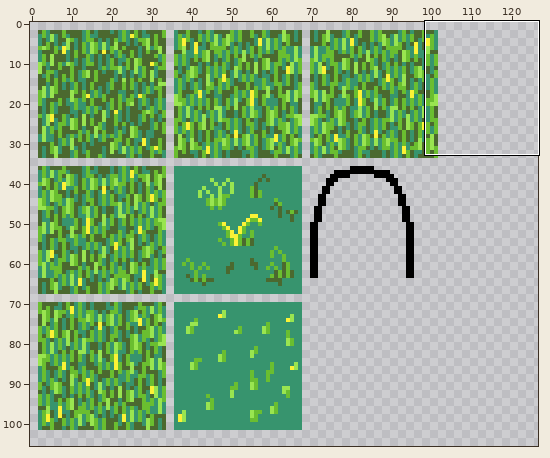
File history of a sprite sheet, lib/assets/img/assets.png. The picture above shows the old version from afar; the outline marks the close-up.
Close-up. Before:
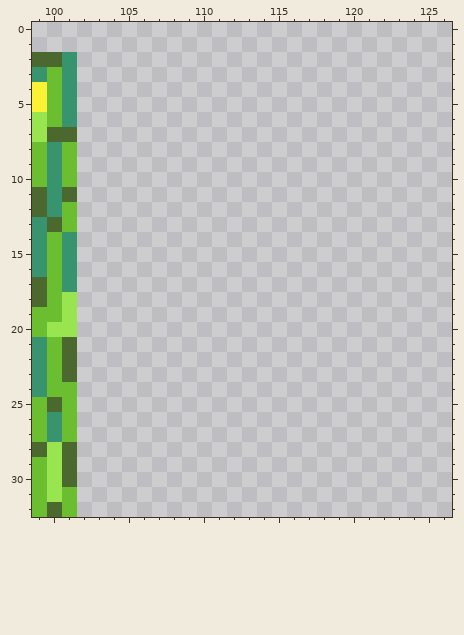
The file is 128x128 pixels. Shown: x 99..126, y 0..32. The wide view leaves out empty margins.
The result:
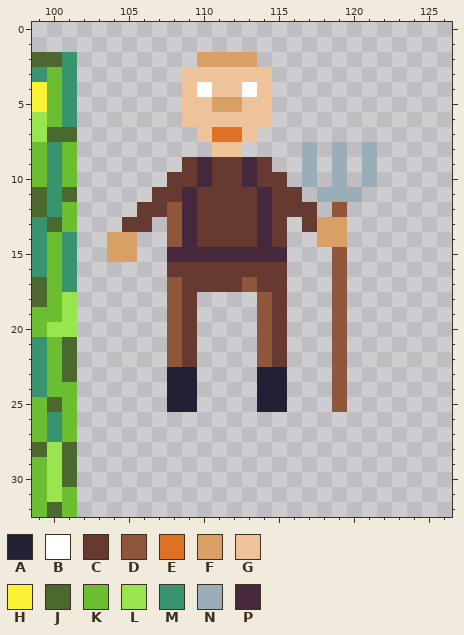
Palette (. is transparent): A #222034  B #ffffff  C #663931  D #8f563b  E #df7126  F #d9a066  G #eec39a  H #fbf236  J #4b692f  K #6abe30  L #99e550  M #37946e  N #9badb7  P #45283c
The exact change:
y 2: x 110..113 .... -> FFFF
y 3: x 109..114 ...... -> GGGGGG
y 4: x 109..114 ...... -> GBGGBG
y 5: x 109..114 ...... -> GGFFGG
y 6: x 109..114 ...... -> GGGGGG
y 7: x 110..113 .... -> GEEG
y 8: x 111..112 .. -> GG; x 117 . -> N; x 119 . -> N; x 121 . -> N
y 9: x 109..114 ...... -> CPCCPC; x 117 . -> N; x 119 . -> N; x 121 . -> N
y 10: x 108..115 ........ -> CCPCCPCC; x 117 . -> N; x 119 . -> N; x 121 . -> N
y 11: x 107..116 .......... -> CCPCCCCPCC; x 118..120 ... -> NNN
y 12: x 106..117 ............ -> CCDPCCCCPCCC; x 119 . -> D
y 13: x 105..106 .. -> CC; x 108..115 ........ -> DPCCCCPC; x 117..119 ... -> CFF
y 14: x 104..105 .. -> FF; x 108..115 ........ -> DPCCCCPC; x 118..119 .. -> FF
y 15: x 104..105 .. -> FF; x 108..115 ........ -> PPPPPPPP; x 119 . -> D
y 16: x 108..115 ........ -> CCCCCCCC; x 119 . -> D
y 17: x 108..115 ........ -> DCCCCDCC; x 119 . -> D
y 18..22: x 108..109 .. -> DC; x 114..115 .. -> DC; x 119 . -> D
y 23..25: x 108..109 .. -> AA; x 114..115 .. -> AA; x 119 . -> D
